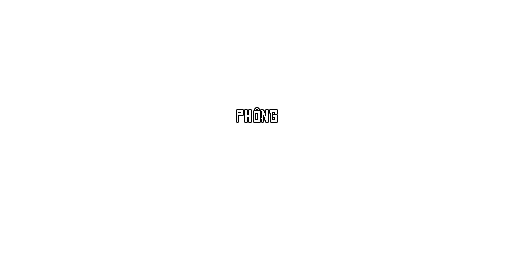
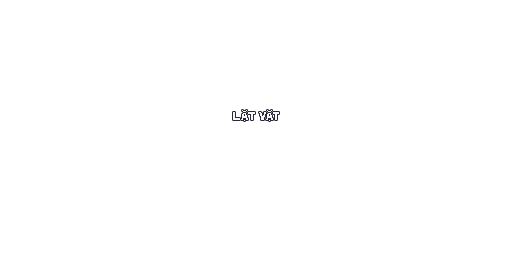
Revision of a layered w=512, h=256 image; what changed, layer by layer:
removed layer "Phông" over [237, 108, 277, 122]
showed "Lat Vat", painted on it over [232, 108, 280, 123]
